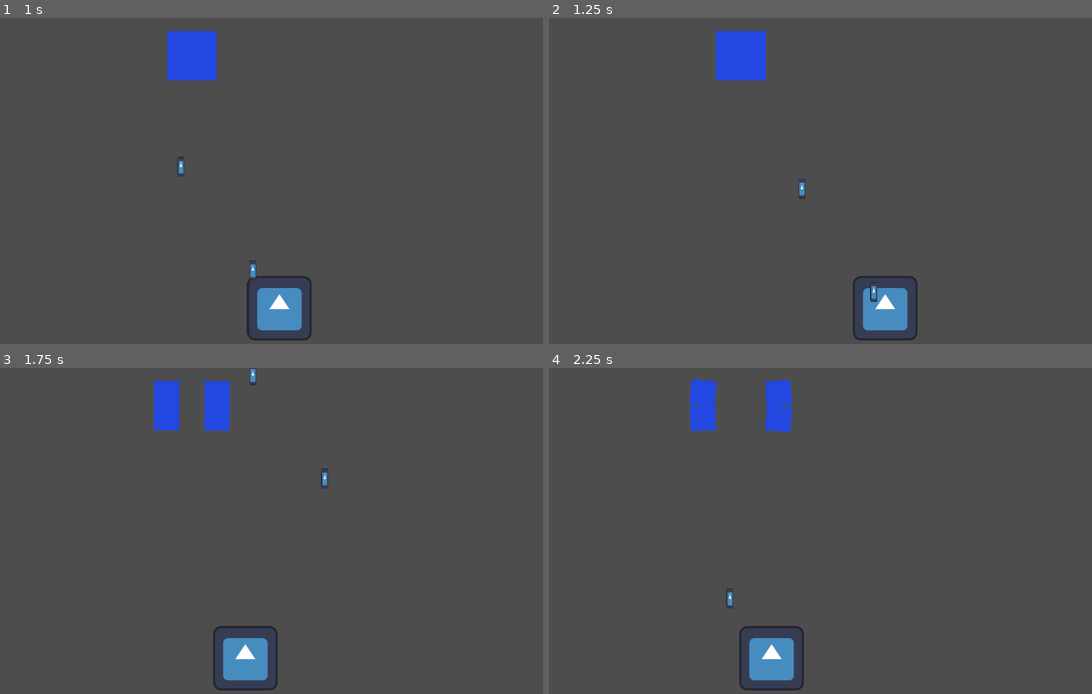
Above: before the commit, frames 1-4 (two rows, left to right).
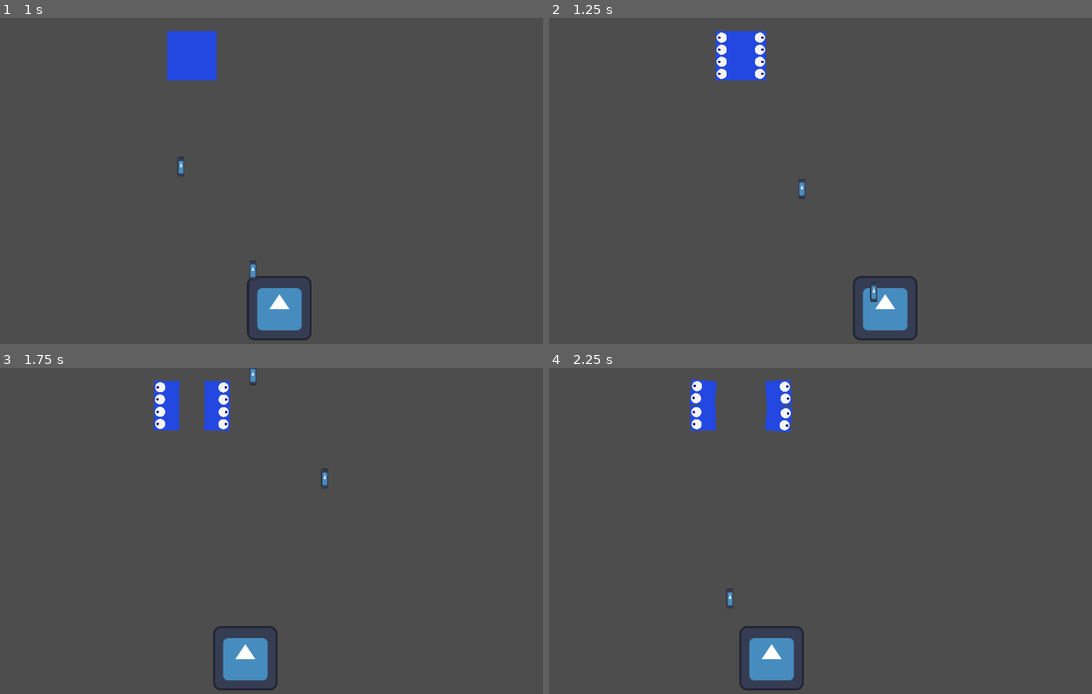
Above: after the commit, the same moments.

Repository: doctor-g/LD56
Game: Godot game, scene res://world.tscn
Two runs of this game, one before a commit and one after it. Both use one fixed random seed, a clock stepped at 60 frames per second and the inputs below. The engine's default icon, where the game draws it, is replaced by a stand-in: a white triangle on a blue panel in a dark square.
Inputs:
- Up to frame 1 (1 s): tap Enter at 0.5 s; hold D (move_right) from 0.53 s (still down); hold Space (fire) from 0.53 s (still down)
- Up to frame 2 (1.25 s): keep holding D (move_right); keep holding Space (fire)
- Up to frame 3 (1.75 s): release D (move_right) at 1.28 s; release Space (fire) at 1.28 s; hold A (move_left) from 1.28 s (still down); tap Space (fire) at 1.35 s
- Up to frame 4 (2.25 s): release A (move_left) at 2.03 s; hold D (move_right) from 2.03 s (still down); hold Space (fire) from 2.03 s (still down)

Frame 1 is identical in both runs. In frame 2, 0.4% of the frame differs, in the area x 30-40%, y 4-19%; in frame 3, 0.4%, in the area x 28-43%, y 4-19%; in frame 4, 0.4%.

Commit message:
Add eyes

Diff:
--- /dev/null
+++ b/project/enemies/eye.gd
@@ -0,0 +1,8 @@
+@tool
+extends Node2D
+
+@export var radius := 10.0
+
+func _draw() -> void:
+	draw_circle(Vector2.ZERO, radius, Color.WHITE_SMOKE)
+	draw_circle(Vector2(radius / 2, 0), radius / 4, Color.DARK_BLUE)
--- /dev/null
+++ b/project/enemies/eye.tscn
@@ -0,0 +1,6 @@
+[gd_scene load_steps=2 format=3 uid="uid://c5h06ifnmkyg5"]
+
+[ext_resource type="Script" path="res://enemies/eye.gd" id="1_yaye8"]
+
+[node name="Eye" type="Node2D"]
+script = ExtResource("1_yaye8")
--- a/project/enemies/square_critter.tscn
+++ b/project/enemies/square_critter.tscn
@@ -1,4 +1,6 @@
-[gd_scene load_steps=3 format=3 uid="uid://bxt0dhhfyoyab"]
+[gd_scene load_steps=4 format=3 uid="uid://bxt0dhhfyoyab"]
+
+[ext_resource type="PackedScene" uid="uid://c5h06ifnmkyg5" path="res://enemies/eye.tscn" id="1_ayegm"]
 
 [sub_resource type="GDScript" id="GDScript_bvg8r"]
 script/source = "extends CharacterBody2D
@@ -10,7 +12,11 @@
 ## Radians per second
 @export var max_rotation_speed := PI
 
-var bound_as_enemy := true
+var bound_as_enemy := true:
+	set(value):
+		bound_as_enemy = value
+		$Eyes.visible = true
+
 var _unbound_seconds := 0.0
 
 @onready var _noise : FastNoiseLite
@@ -35,7 +41,6 @@
 		rotate(remap(rotation_amount, -1, 1, -PI/2, PI/2))
 		velocity = Vector2(speed, 0).rotated(rotation)
 		move_and_slide()
-
 "
 
 [sub_resource type="RectangleShape2D" id="RectangleShape2D_wwdrn"]
@@ -56,5 +61,11 @@
 offset_bottom = 25.0
 color = Color(0.139085, 0.282225, 0.880165, 1)
 
-[node name="Marker2D" type="Marker2D" parent="."]
-position = Vector2(20, 0)
+[node name="Eyes" type="Node2D" parent="."]
+visible = false
+
+[node name="Eye" parent="Eyes" instance=ExtResource("1_ayegm")]
+position = Vector2(13, -12)
+
+[node name="Eye2" parent="Eyes" instance=ExtResource("1_ayegm")]
+position = Vector2(13, 12)
